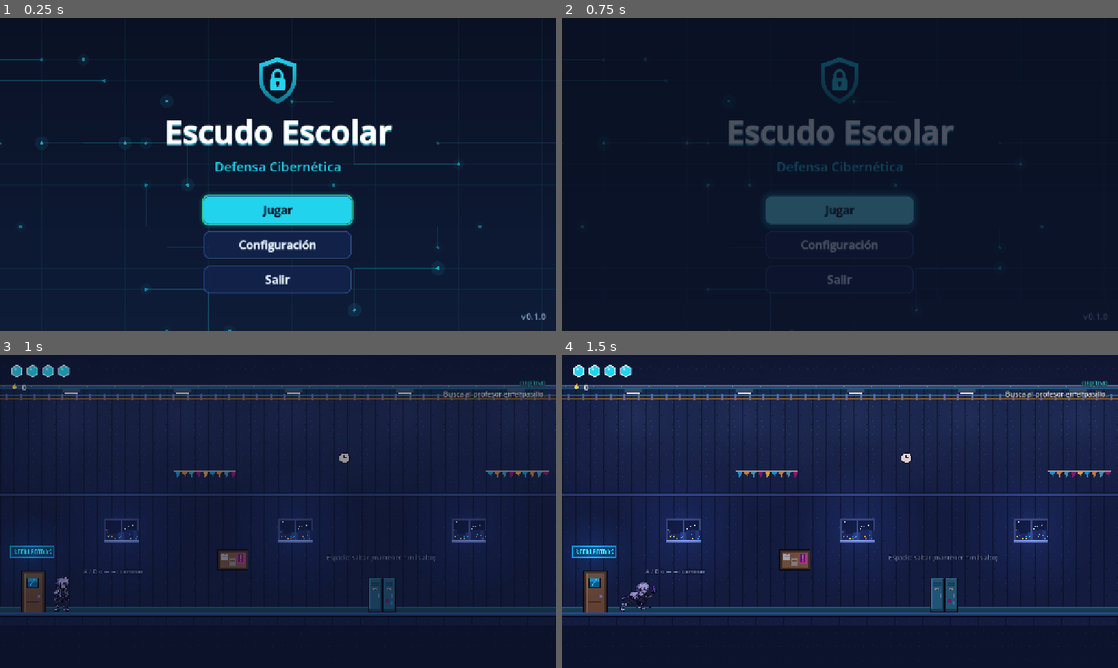
Above: before the commit, frames 1-4 (two rows, left to right).
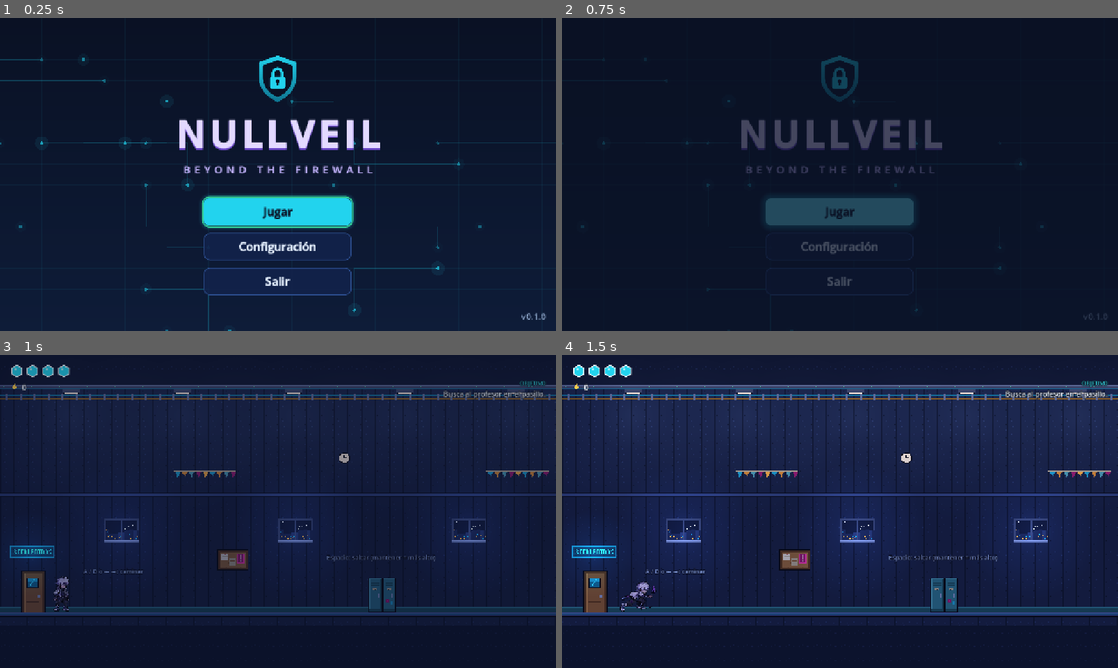
Above: after the commit, the same moments.

Repository: codingraphcr/schoolgame
Game: Godot game, scene res://ui/menus/main_menu/main_menu.tscn
The game is run twice, just before and just after one commit, with the same random seed, the same clock (stepped at 60 frames per second) and the same inputs.
Inputs (mouse positions are in pixels of both pictures, inside the frame that each line leads up to):
- Up to frame 1 (0.25 s): no input
- Up to frame 2 (0.75 s): click "Jugar" at 0.5 s
- Up to frame 3 (1 s): no input
- Up to frame 4 (1.5 s): tap Enter (ui_accept) at 1.25 s; move the mouse to (962, 495) at 1.27 s; hold D (move_right) from 1.28 s (still down); hold J (attack) from 1.28 s (still down); click (962, 495) at 1.42 s

The runs differ from the first frame. In frame 1, 5.8% of the frame differs, in the area x 30-71%, y 12-89%; in frame 2, 3.2%; in frame 3, nothing differs; in frame 4, nothing differs.

Commit message:
El juego se llama Nullveil: Beyond the Firewall
Nombre del proyecto, título del menú principal (lila, con letras separadas), README,
guía de arte y paleta. Se guarda el concepto del menú de Ariel como referencia.

Co-Authored-By: Claude Opus 5.5 <noreply@anthropic.com>

Diff:
--- a/project.godot
+++ b/project.godot
@@ -10,7 +10,7 @@
 
 [application]
 
-config/name="Escudo Escolar: Defensa Cibernética"
+config/name="Nullveil: Beyond the Firewall"
 config/description="Videojuego educativo de ciberseguridad."
 config/version="0.1.0"
 run/main_scene="res://ui/menus/main_menu/main_menu.tscn"
--- a/prototypes/estilos/huesos_pixelados/generar_plantilla_kai.gd
+++ b/prototypes/estilos/huesos_pixelados/generar_plantilla_kai.gd
@@ -367,7 +367,7 @@
 	raw.save("res://assets/art/paleta.png")
 	var gpl := FileAccess.open("res://assets/art/paleta.gpl", FileAccess.WRITE)
 	gpl.store_line("GIMP Palette")
-	gpl.store_line("Name: Escudo Escolar")
+	gpl.store_line("Name: Nullveil")
 	gpl.store_line("Columns: 8")
 	gpl.store_line("#")
 	for c in colors:
--- a/ui/menus/main_menu/main_menu.tscn
+++ b/ui/menus/main_menu/main_menu.tscn
@@ -1,8 +1,16 @@
-[gd_scene load_steps=4 format=3]
+[gd_scene format=3]
 
 [ext_resource type="Script" path="res://ui/menus/main_menu/main_menu.gd" id="1_menu"]
 [ext_resource type="PackedScene" path="res://ui/components/tech_background/tech_background.tscn" id="2_bg"]
 [ext_resource type="Texture2D" path="res://assets/art/ui/logo_shield.svg" id="3_logo"]
+
+[sub_resource type="FontVariation" id="FontVariation_title"]
+variation_embolden = 0.9
+spacing_glyph = 10
+
+[sub_resource type="FontVariation" id="FontVariation_subtitle"]
+variation_embolden = 0.5
+spacing_glyph = 9
 
 [node name="MainMenu" type="Control"]
 layout_mode = 3
@@ -45,13 +53,20 @@
 [node name="Title" type="Label" parent="CenterContainer/Content"]
 layout_mode = 2
 theme_type_variation = &"TitleLabel"
-text = "Escudo Escolar"
+theme_override_colors/font_color = Color(0.89, 0.85, 1, 1)
+theme_override_colors/font_shadow_color = Color(0.56, 0.36, 1, 0.55)
+theme_override_fonts/font = SubResource("FontVariation_title")
+theme_override_font_sizes/font_size = 84
+text = "NULLVEIL"
 horizontal_alignment = 1
 
 [node name="Subtitle" type="Label" parent="CenterContainer/Content"]
 layout_mode = 2
 theme_type_variation = &"SubtitleLabel"
-text = "Defensa Cibernética"
+theme_override_colors/font_color = Color(0.74, 0.68, 0.96, 1)
+theme_override_fonts/font = SubResource("FontVariation_subtitle")
+theme_override_font_sizes/font_size = 24
+text = "BEYOND THE FIREWALL"
 horizontal_alignment = 1
 
 [node name="Spacer" type="Control" parent="CenterContainer/Content"]
Binary file added: docs/arte/referencias/menu_principal_concepto.webp
Not shown, changed: README.md
Not shown, changed: assets/art/paleta.gpl
Not shown, changed: docs/arte/guia_de_arte.md
